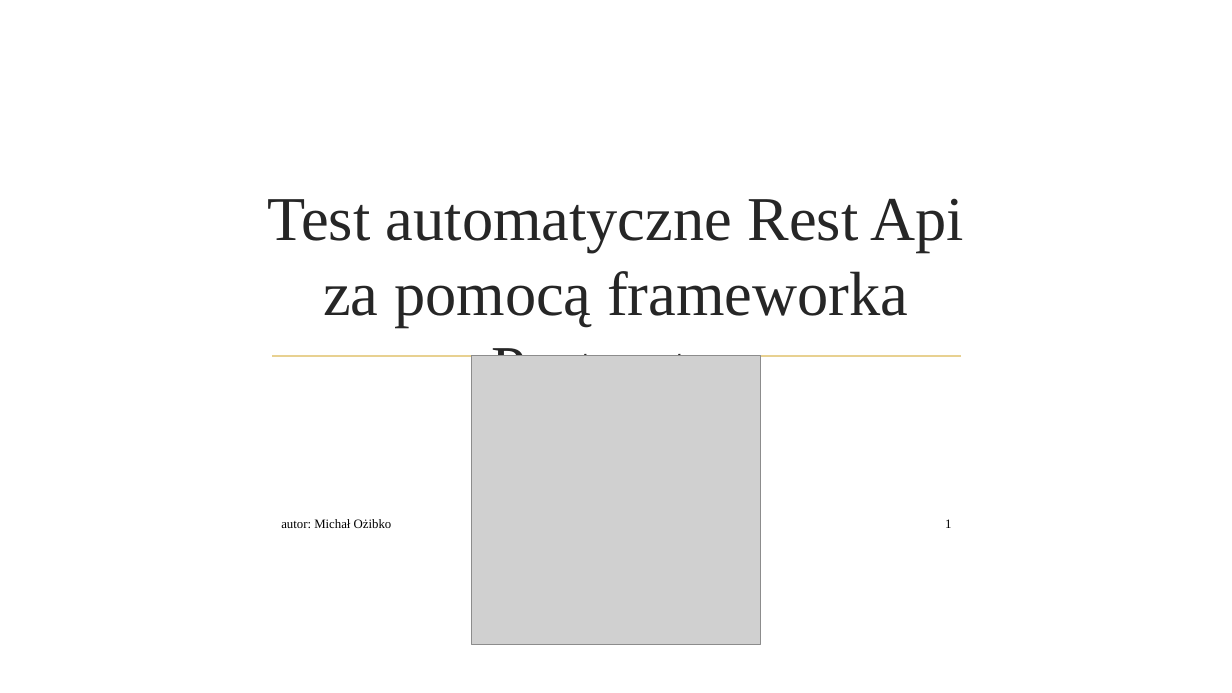
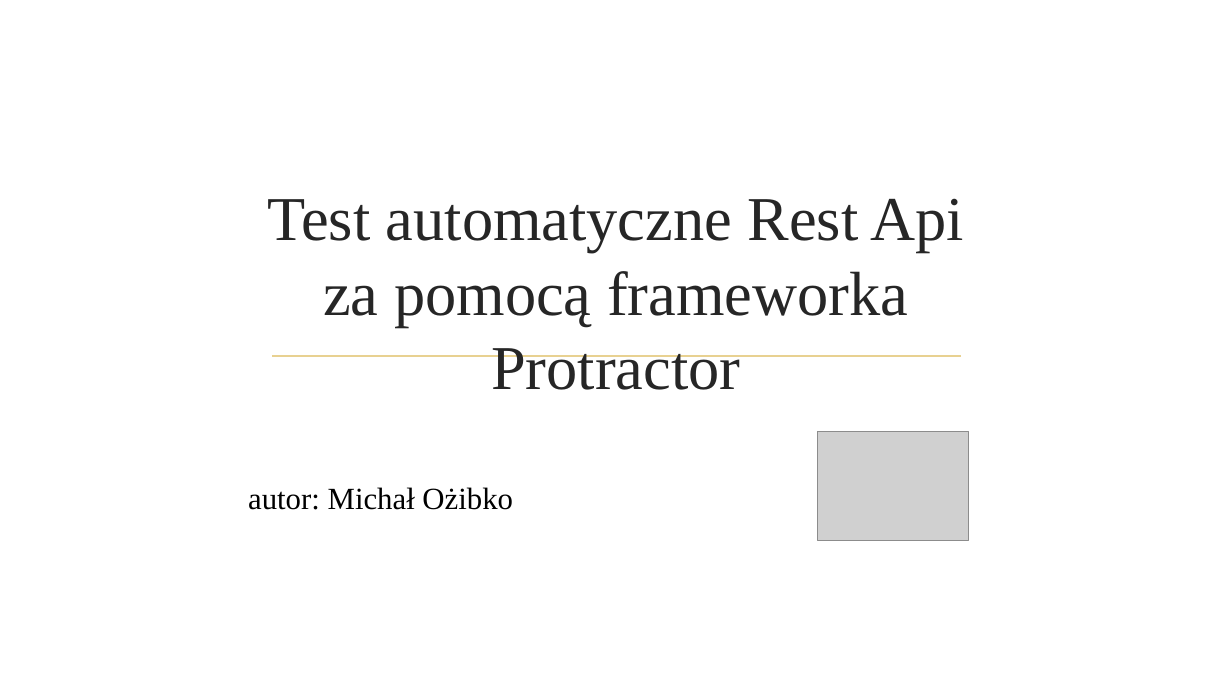
Before and after one commit to qadevpl/repo, a slide deck: slide 1 of JSRestApi/WarsztatQA.pptx. Drawn at 1232x693 pixels with LibreOffice and Linux fonts; fonts in the diff are those of the drawing; grey boxes stand for pictures; background and template pictures are left out. Boxes give left, top, right and bottom in pixels: in the first picture for what was removed or moved away, otherwise in the second. Text is boxed around its words. In the diff, an @@ line names an element or a change of style, - is before the commit and + after.

```diff
--- a/JSRestApi/WarsztatQA.pptx
+++ b/JSRestApi/WarsztatQA.pptx
@@ picture removed at (471,356,760,644) @@
@@ picture added at (818,432,970,541) @@
@@ text "autor: Michał Ożibko": place and size @@
-text "autor: Michał Ożibko" at (281,519,392,528)
+text "autor: Michał Ożibko" at (248,487,513,510)
@@ text "autor: Michał Ożibko" at (248,487,513,510): size 10 to 24 pt @@
@@ page number removed at (945,519,951,528) @@
-1
```
Also in this commit, not shown: 1 other slide changed, 1 slide added, 4 other files.
